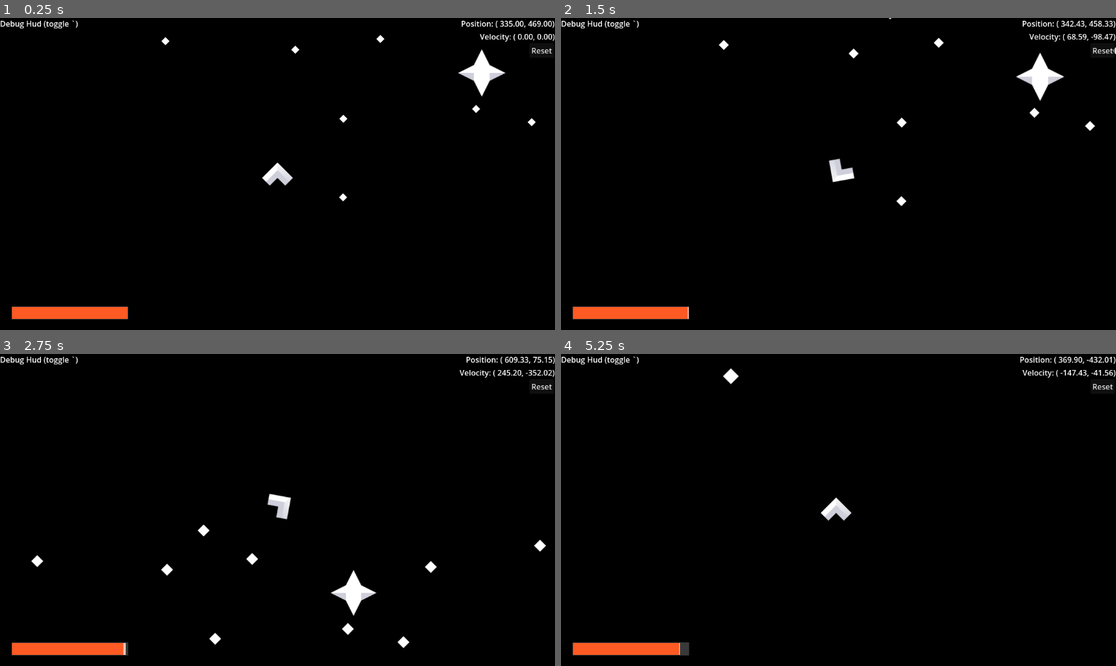
Above: before the commit, frames 1-4 (two rows, left to right).
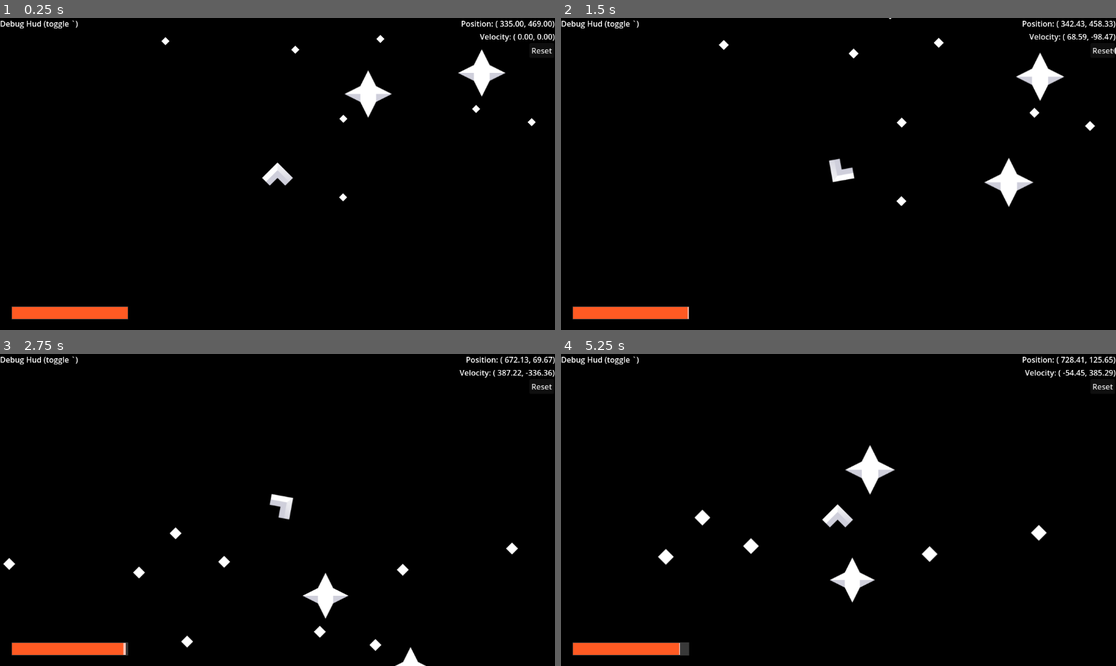
Above: after the commit, the same moments.

Repository: SpaceDemonMars/Spaceship-Slinger
Game: Godot game, scene res://Scenes/dev_testing.tscn
Two runs of this game, one before a commit and one after it. Both use one fixed random seed, a clock stepped at 60 frames per second and the inputs below.
Inputs:
- Up to frame 1 (0.25 s): no input
- Up to frame 2 (1.5 s): hold Right (Right) 0.53-1.28 s; hold Down (ThrustBackwards) from 1.28 s (still down)
- Up to frame 3 (2.75 s): release Down (ThrustBackwards) at 2.03 s; hold Right (Right) from 2.03 s (still down)
- Up to frame 4 (5.25 s): release Right (Right) at 2.78 s; hold Down (ThrustBackwards) 2.78-3.53 s; hold Left (Left) 3.53-5.03 s; hold Down (ThrustBackwards) from 5.03 s (still down)

The runs differ from the first frame. In frame 1, 0.5% of the frame differs, in the area x 62-71%, y 16-32%; in frame 2, 0.5%; in frame 3, 2.0%; in frame 4, 2.2%, in the area x 17-100%, y 0-80%.

Commit message:
tomfoolery

Diff:
--- a/starship-slinger/Scenes/dev_testing.tscn
+++ b/starship-slinger/Scenes/dev_testing.tscn
@@ -16,10 +16,15 @@
 
 [node name="ObjGravity" parent="." instance=ExtResource("2_c5b5h")]
 position = Vector2(759, 259)
-gravityStr = 2.7
-startingSpeed = 0.0
-wellSize = 3.0
+gravityStr = 3.0
+wellSize = 7.0
 
 [node name="DebugHud" parent="." instance=ExtResource("3_cr7m2")]
 
 [node name="GameplayHud" parent="." instance=ExtResource("4_travu")]
+
+[node name="ObjGravity2" parent="." instance=ExtResource("2_c5b5h")]
+position = Vector2(518, 253)
+gravityEffected = true
+startingSpeed = 200.0
+startingDir = 90.0
--- a/starship-slinger/Scripts/gravity_motion.gd
+++ b/starship-slinger/Scripts/gravity_motion.gd
@@ -2,7 +2,7 @@
 
 @export var gravityStr: float = 1
 @export var gravityEffected := true #If moved by gravity
-@export var startingSpeed : float = 2		#if it starts with some motion
+@export var startingSpeed : float = 0		#if it starts with some motion
 @export var startingDir : float = 0
 @export var wellSize : float = 1 #size of an aoe the gravity on this object
 @export var objWeight : float = 1
